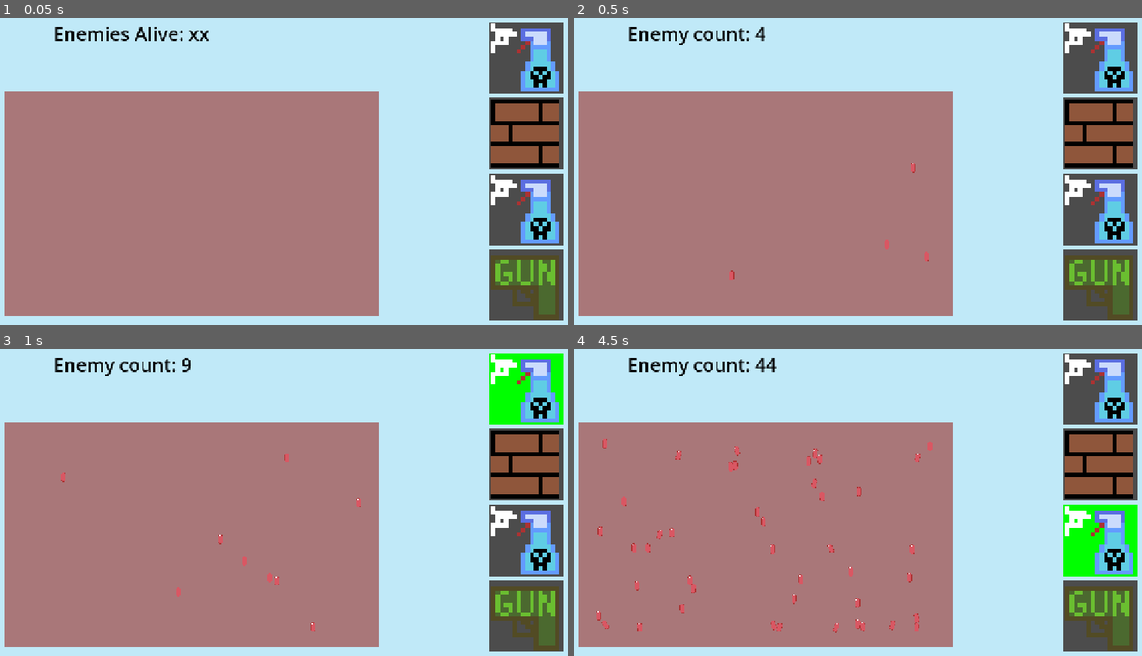
Above: before the commit, frames 1-4 (two rows, left to right).
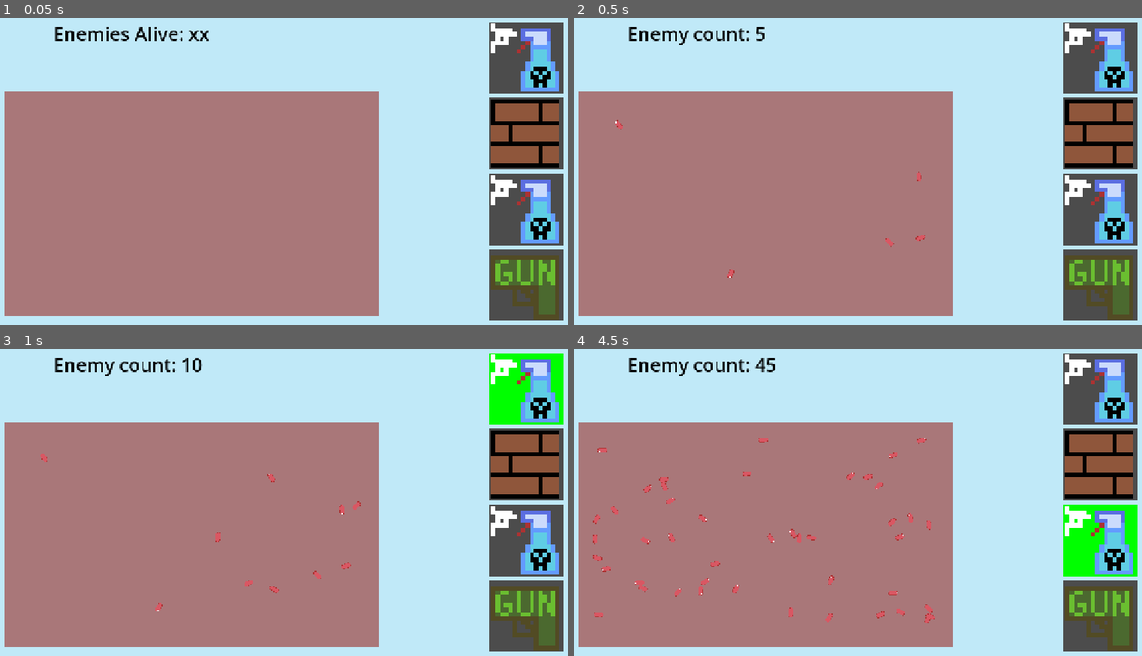
Above: after the commit, the same moments.

Repository: Matuush/gmtk2026
Game: Godot game, scene res://scenes/main.tscn
The game is run twice, just before and just after one commit, with the same random seed, the same clock (stepped at 60 frames per second) and the same inputs.
Inputs (mouse positions are in pixels of both pictures, inside the frame that each line leads up to):
- Up to frame 1 (0.05 s): no input
- Up to frame 2 (0.5 s): no input
- Up to frame 3 (1 s): click (528, 388) at 0.52 s
- Up to frame 4 (4.5 s): click (1102, 388) at 1.27 s; click (1102, 388) at 2.02 s; move the mouse to (988, 487) at 2.77 s; tap 1 (select_item_1) at 2.85 s; move the mouse to (738, 517) at 3.52 s; tap 2 (select_item_2) at 3.6 s; move the mouse to (914, 428) at 4.27 s; tap 3 (select_item_3) at 4.35 s

Frame 1 is identical in both runs. In frame 2, 0.2% of the frame differs, in the area x 7-63%, y 2-86%; in frame 3, 0.5%; in frame 4, 2.1%, in the area x 3-64%, y 2-93%.

Commit message:
Implement basic amoeba movement

Diff:
--- a/project.godot
+++ b/project.godot
@@ -29,7 +29,6 @@
 
 [editor_plugins]
 
-enabled=PackedStringArray("res://addons/vimdow/plugin.cfg")
 
 [input]
 
@@ -82,7 +81,11 @@
 
 [physics]
 
+common/physics_ticks_per_second=30
+2d/physics_engine="GodotPhysics2D"
 3d/physics_engine="Jolt Physics"
+2d/default_gravity=0.0
+2d/default_gravity_vector=Vector2(0, 0)
 
 [rendering]
 
--- a/scenes/game/game.gd
+++ b/scenes/game/game.gd
@@ -31,13 +31,11 @@
 	hover_over_simulation = true
 	if selected_item_instance != null:
 		selected_item_instance._on_hover()
-	print("Mouse entered!!!")
 
 func _on_event_checker_mouse_exited() -> void:
 	hover_over_simulation = false
 	if selected_item_instance != null:
 		selected_item_instance._on_stop_hover()
-	print("Mouse exited!!!")
 
 func _on_enemy_count_change() -> void:
 	$EnemyCountLabel.text = "Enemy count: %d" % simulation.enemies.size()
--- a/scenes/game/organisms/amoeba.gd
+++ b/scenes/game/organisms/amoeba.gd
@@ -14,27 +14,29 @@
 
 func _init() -> void:
 	sprite_texture = preload("res://assets/game/organisms/bacteria.png")
-	#position.x = randf_range(0, window_size.x)
-	#position.y = randf_range(0, window_size.y)
+
+	rotation = randf() * 2 * PI
+
+	acceleration_factor = 1
+	social_factor = 1
+	max_health = 1
+	multiplication_rate = 1
+	can_sleep = false
+	sleeping = false
 
 func _process(_delta: float) -> void:
-	window_size = DisplayServer.window_get_size()
+	pass
 
 func _physics_process(_delta: float) -> void:
-	linear_velocity += Vector2(
-		randf_range(-acceleration_factor, acceleration_factor),
-		randf_range(-acceleration_factor, acceleration_factor)
-	)
+	generic_move(_delta)
+	var min_dist = -1
+	var min_dist_enemy = null
+	for enemy in simulation.enemies:
+		var dist = position.distance_to(enemy.position)
+		if enemy != $"." and (min_dist == -1 or dist < min_dist):
+			min_dist = dist
+			min_dist_enemy = enemy
+	if min_dist != -1:
+		var vec = _delta * social_factor * acceleration_factor * (min_dist_enemy.position - position).normalized().rotated(PI/3)
+		linear_velocity += vec
 	move_and_collide(linear_velocity)
-	if position.x > window_size.x:
-		linear_velocity.x *= -BORDER_SUSPENSION
-		position.x = window_size.x - BORDER_DELTA
-	if position.x < 0:
-		linear_velocity.x *= -BORDER_SUSPENSION
-		position.x = BORDER_DELTA
-	if position.y > window_size.y:
-		linear_velocity.y *= -BORDER_SUSPENSION
-		position.y = window_size.y - BORDER_DELTA
-	if position.y < 0:
-		linear_velocity.y *= -BORDER_SUSPENSION
-		position.y = BORDER_DELTA
--- a/scenes/game/organisms/amoeba.tscn
+++ b/scenes/game/organisms/amoeba.tscn
@@ -2,13 +2,23 @@
 
 [ext_resource type="Script" uid="uid://ukoobdr4bol4" path="res://scenes/game/organisms/amoeba.gd" id="1_gtxip"]
 [ext_resource type="Texture2D" uid="uid://bbvkb01fmaiib" path="res://assets/game/organisms/bacteria.png" id="2_vdofx"]
+
+[sub_resource type="PhysicsMaterial" id="PhysicsMaterial_nse3u"]
+friction = 0.05
+bounce = 0.95
 
 [sub_resource type="CapsuleShape2D" id="CapsuleShape2D_oyn23"]
 radius = 5.0
 height = 20.0
 
 [node name="Amoeba" type="RigidBody2D" unique_id=1900628124]
+physics_material_override = SubResource("PhysicsMaterial_nse3u")
 gravity_scale = 0.0
+inertia = 10.0
+can_sleep = false
+freeze_mode = 1
+continuous_cd = 2
+max_contacts_reported = 10
 script = ExtResource("1_gtxip")
 
 [node name="CollisionShape2D" type="CollisionShape2D" parent="." unique_id=1755495078]
--- a/scenes/game/organisms/organism.gd
+++ b/scenes/game/organisms/organism.gd
@@ -1,17 +1,22 @@
 @abstract class_name organism extends RigidBody2D
 
-var window_size : Vector2 = DisplayServer.window_get_size()
+var acceleration_factor : float
 var social_factor : float
-var acceleration_factor : float = 1
+var scare_factor : float
 var max_health : float
 var multiplication_rate : float
-var BORDER_DELTA : float = 10
-var BORDER_SUSPENSION : float = 0.9
 
 var sprite_texture : Texture2D
 
 var color : float
 var health : float
+
+func generic_move(delta : float) -> void:
+	pass
+	#linear_velocity += Vector2(
+		#randf_range(-acceleration_factor, acceleration_factor) * delta,
+		#randf_range(-acceleration_factor, acceleration_factor) * delta
+	#)
 
 @abstract func die() -> void
 
--- a/scenes/game/ui_elements/simulation.gd
+++ b/scenes/game/ui_elements/simulation.gd
@@ -2,8 +2,9 @@
 
 static var area_size : Vector2 = Vector2(800.0, 480.0)
 static var border_width : float = 32.0
+static var center : Vector2 = Vector2(border_width + area_size.x/2, border_width + area_size.y/2)
 
-const AMOEBA_LIMIT : int = 1000
+const AMOEBA_LIMIT : int = 150
 
 var my_time : float = 0.0
 static var enemies : Array = []
--- a/scenes/game/ui_elements/simulation.tscn
+++ b/scenes/game/ui_elements/simulation.tscn
@@ -2,6 +2,10 @@
 
 [ext_resource type="Script" uid="uid://dul6gpjal1aus" path="res://scenes/game/ui_elements/simulation.gd" id="1_ictt6"]
 [ext_resource type="PackedScene" uid="uid://c3tj650y80uvk" path="res://scenes/game/organisms/amoeba.tscn" id="2_f50vh"]
+
+[sub_resource type="PhysicsMaterial" id="PhysicsMaterial_vdofx"]
+friction = 0.05
+bounce = 0.95
 
 [sub_resource type="RectangleShape2D" id="RectangleShape2D_oyn23"]
 size = Vector2(32, 480)
@@ -25,6 +29,7 @@
 color = Color(0.66290987, 0.46607208, 0.47471946, 1)
 
 [node name="Borders" type="StaticBody2D" parent="." unique_id=1126762937]
+physics_material_override = SubResource("PhysicsMaterial_vdofx")
 
 [node name="Left" type="CollisionShape2D" parent="Borders" unique_id=1624267258]
 position = Vector2(16, 240)
